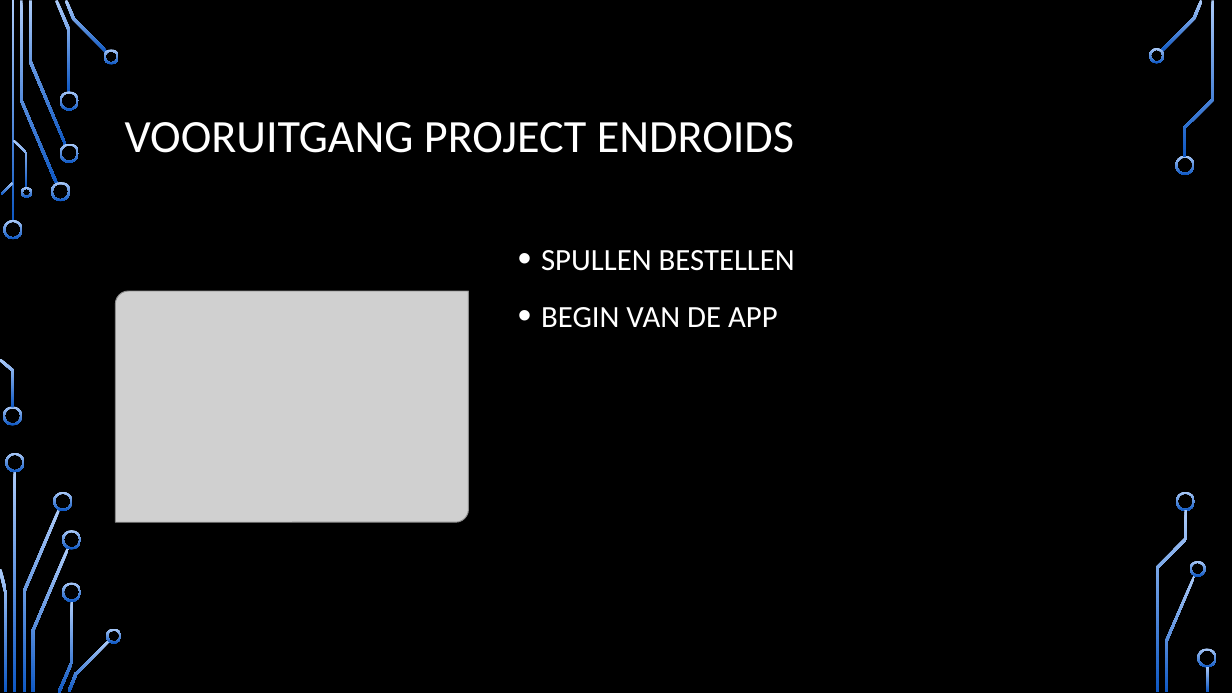
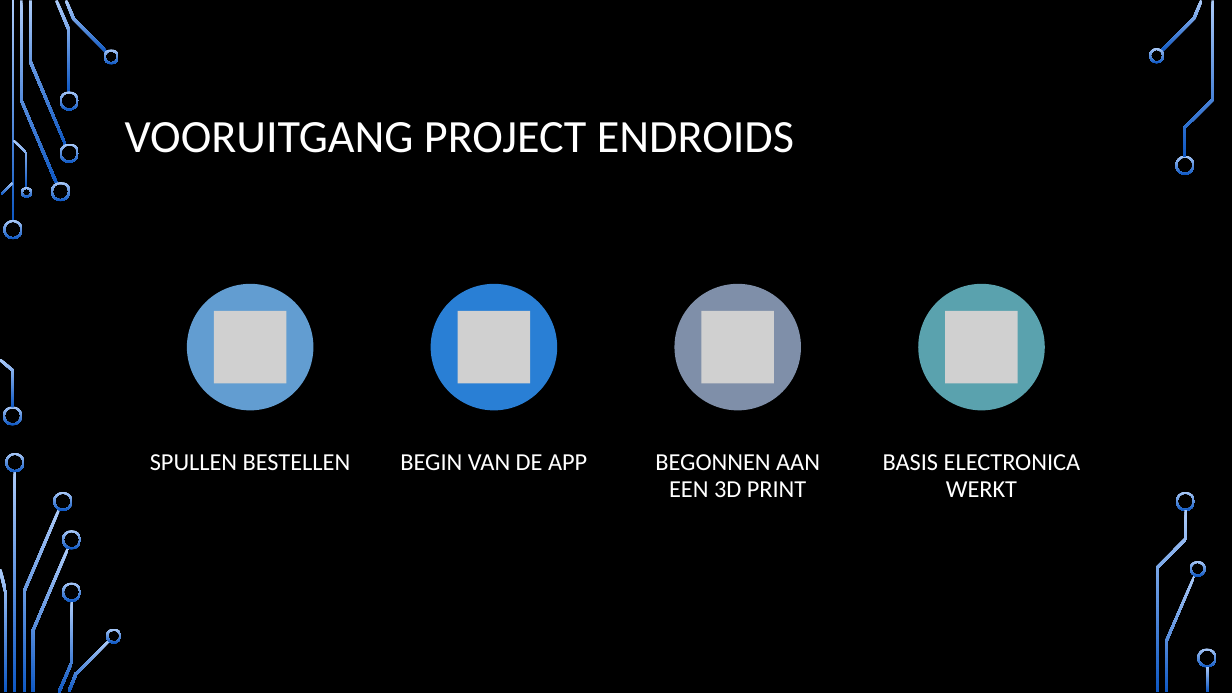
Before and after one commit to BurritoMan321/EndDroid, a slide deck: slide 2 of Opstart/Vooruitgang presentatie 1.pptx. Drawn at 1232x693 pixels with LibreOffice and Linux fonts; fonts in the diff are those of the drawing; grey boxes stand for pictures; background and template pictures are left out. Boxes give left, top, right and bottom in pixels: in the first picture for what was removed or moved away, otherwise in the second. Text is boxed around its words. In the diff, an @@ line names an element or a change of style, - is before the commit and + after.

Commit message:
presentatiee

```diff
--- a/Opstart/Vooruitgang presentatie 1.pptx
+++ b/Opstart/Vooruitgang presentatie 1.pptx
@@ text removed at (541,250,795,328) @@
-• SPULLEN BESTELLEN
-• BEGIN VAN DE APP
@@ picture removed at (116,291,469,522) @@
@@ group added at (150,284,1081,497): 4 ellipses, 4 pictures, 4 texts @@
+SPULLEN BESTELLEN
+BEGIN VAN DE APP
+BEGONNEN AAN EEN 3D PRINT
+BASIS ELECTRONICA WERKT
```
